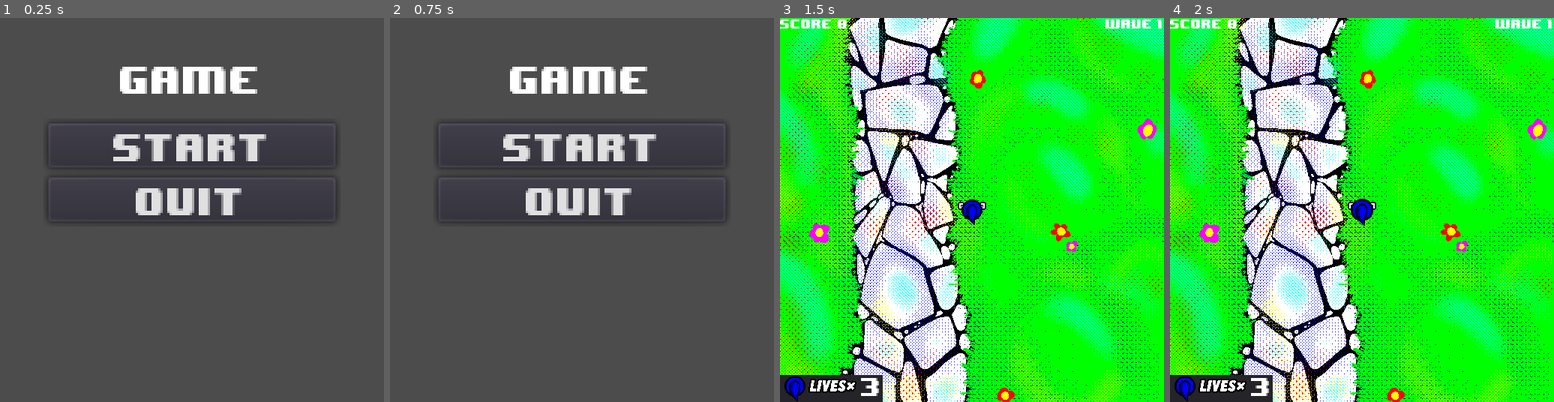
Above: before the commit, frames 1-4 (left to right).
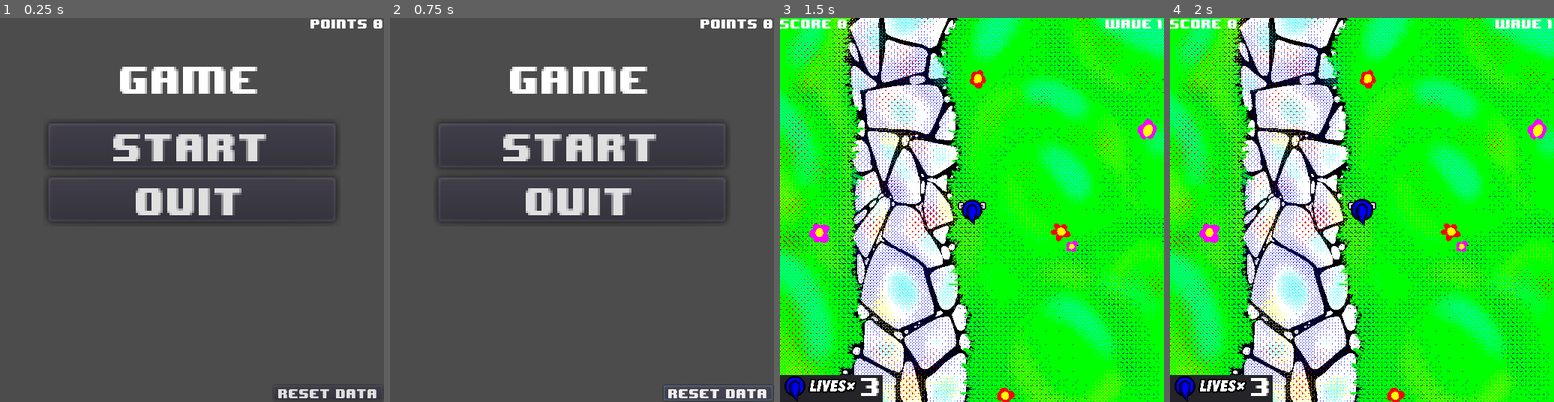
Above: after the commit, the same moments.

Repository: taylorhansen/Blue-vs-The-Sandwich-Invasion
Game: Godot game, scene res://main-menu/MainMenu.tscn
The game is run twice, just before and just after one commit, with the same random seed, the same clock (stepped at 60 frames per second) and the same inputs.
Inputs (mouse positions are in pixels of both pictures, inside the frame that each line leads up to):
- Up to frame 1 (0.25 s): no input
- Up to frame 2 (0.75 s): click (716, 394) at 0.5 s, where only the run after the commit has a clickable "Reset Data"
- Up to frame 3 (1.5 s): click "Start" at 1.25 s
- Up to frame 4 (2 s): no input

The runs differ from the first frame. In frame 1, 0.7% of the frame differs, in the area x 72-100%, y 0-100%; in frame 2, 0.8%, in the area x 71-100%, y 0-100%; in frame 3, nothing differs; in frame 4, nothing differs.

Commit message:
Accumulate saved score across playthroughs

Diff:
--- a/global/global.gd
+++ b/global/global.gd
@@ -1,5 +1,66 @@
 extends Node
 
+const SAVE_PATH = "user://save.json"
+const DEFAULT_DATA = { "points": 0 }
+var _save_data = _load_save()
+
+var points setget set_points, get_points
+
+func set_points(new_points):
+    """
+    Sets the saved amount of points.
+    """
+    _save_data.points = new_points
+    _store_save()
+
+func get_points():
+    """
+    Gets the saved amount of points.
+    """
+    return _save_data.points
+
+func save_data():
+    """
+    Saves all data. Normally this is done by default when modifying any save
+    data.
+    """
+    _store_save()
+
+func reset_data():
+    """
+    Resets all save data.
+    """
+    _save_data = DEFAULT_DATA
+    _store_save()
+
 func _ready():
-    # seed the random number generator
     randomize()
+
+func _notification(what):
+    # save data before quitting
+    if what == MainLoop.NOTIFICATION_WM_QUIT_REQUEST:
+        _store_save()
+
+func _load_save():
+    """
+    Loads the save file from JSON format.
+    """
+    var file = File.new()
+    var data = DEFAULT_DATA
+    if file.file_exists(SAVE_PATH):
+        file.open(SAVE_PATH, File.READ)
+        data = parse_json(file.get_line())
+        file.close()
+    return data
+
+func _store_save():
+    """
+    Stores the save file as JSON format.
+    """
+    var file = File.new()
+    var error = file.open(SAVE_PATH, File.WRITE)
+    if error == OK:
+        file.store_string(to_json(_save_data))
+    else:
+        print("error opening save file: ", error)
+    file.close()
--- a/main-menu/MainMenu.tscn
+++ b/main-menu/MainMenu.tscn
@@ -126,6 +126,57 @@
 flat = false
 align = 1
 
+[node name="Points" type="Label" parent="." index="1"]
+
+anchor_left = 0.0
+anchor_top = 0.0
+anchor_right = 0.0
+anchor_bottom = 0.0
+margin_right = 512.0
+margin_bottom = 14.0
+grow_horizontal = 0
+rect_pivot_offset = Vector2( 0, 0 )
+rect_clip_content = false
+mouse_filter = 2
+mouse_default_cursor_shape = 0
+size_flags_horizontal = 1
+size_flags_vertical = 4
+custom_fonts/font = ExtResource( 2 )
+text = "Points:"
+align = 2
+valign = 1
+percent_visible = 1.0
+lines_skipped = 0
+max_lines_visible = -1
+
+[node name="ResetData" type="Button" parent="." index="2"]
+
+anchor_left = 0.0
+anchor_top = 0.0
+anchor_right = 0.0
+anchor_bottom = 0.0
+margin_left = 365.0
+margin_top = 490.0
+margin_right = 510.0
+margin_bottom = 510.0
+rect_pivot_offset = Vector2( 0, 0 )
+rect_clip_content = false
+focus_mode = 2
+mouse_filter = 0
+mouse_default_cursor_shape = 0
+size_flags_horizontal = 1
+size_flags_vertical = 1
+custom_fonts/font = ExtResource( 2 )
+toggle_mode = false
+enabled_focus_mode = 2
+shortcut = null
+group = null
+text = "Reset Data"
+flat = false
+align = 1
+
 [connection signal="pressed" from="VBoxContainer/Start" to="." method="_on_Start_pressed"]
 
 [connection signal="pressed" from="VBoxContainer/Quit" to="." method="_on_Quit_pressed"]
+
+[connection signal="pressed" from="ResetData" to="." method="_on_ResetData_pressed"]
--- a/main-menu/main_menu.gd
+++ b/main-menu/main_menu.gd
@@ -1,10 +1,30 @@
 extends Control
 
 func _ready():
-    pass
+    _update_points()
 
 func _on_Start_pressed():
+    """
+    Called when the start button is pressed.
+    """
     get_tree().change_scene("res://world/World.tscn")
 
 func _on_Quit_pressed():
+    """
+    Called when the quit button is pressed.
+    """
+    global.save_data()
     get_tree().quit()
+
+func _on_ResetData_pressed():
+    """
+    Called when the reset data button is pressed.
+    """
+    global.reset_data()
+    _update_points()
+
+func _update_points():
+    """
+    Updates the points label.
+    """
+    $Points.text = "Points: " + str(global.points)
--- a/world/world.gd
+++ b/world/world.gd
@@ -19,8 +19,7 @@
     $Screen.shake()
     if lives <= 0:
         # game over sequence
-        $GameOver.popup_centered()
-        get_tree().paused = true
+        _game_over()
 
 func _on_Sandwich_fired():
     """
@@ -46,6 +45,16 @@
     get_tree().change_scene("res://world/World.tscn")
     get_tree().paused = false
 
+func _game_over():
+    """
+    Initiates the game over sequence.
+    """
+    $GameOver.popup_centered()
+    get_tree().paused = true
+
+    # accumulate saved score
+    global.points += score
+
 func _update_score():
     """
     Updates the score indicator in the HUD.
